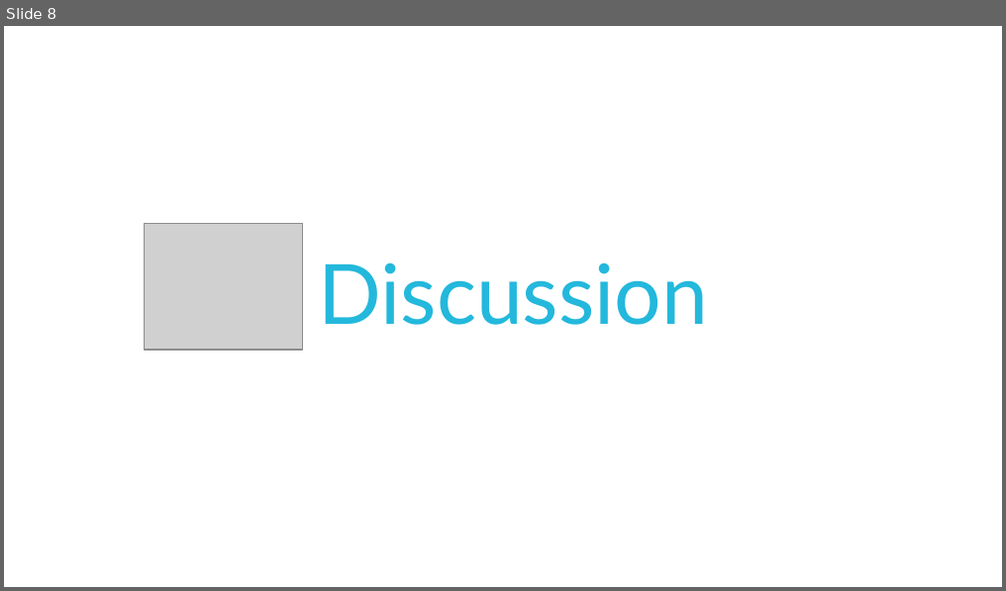
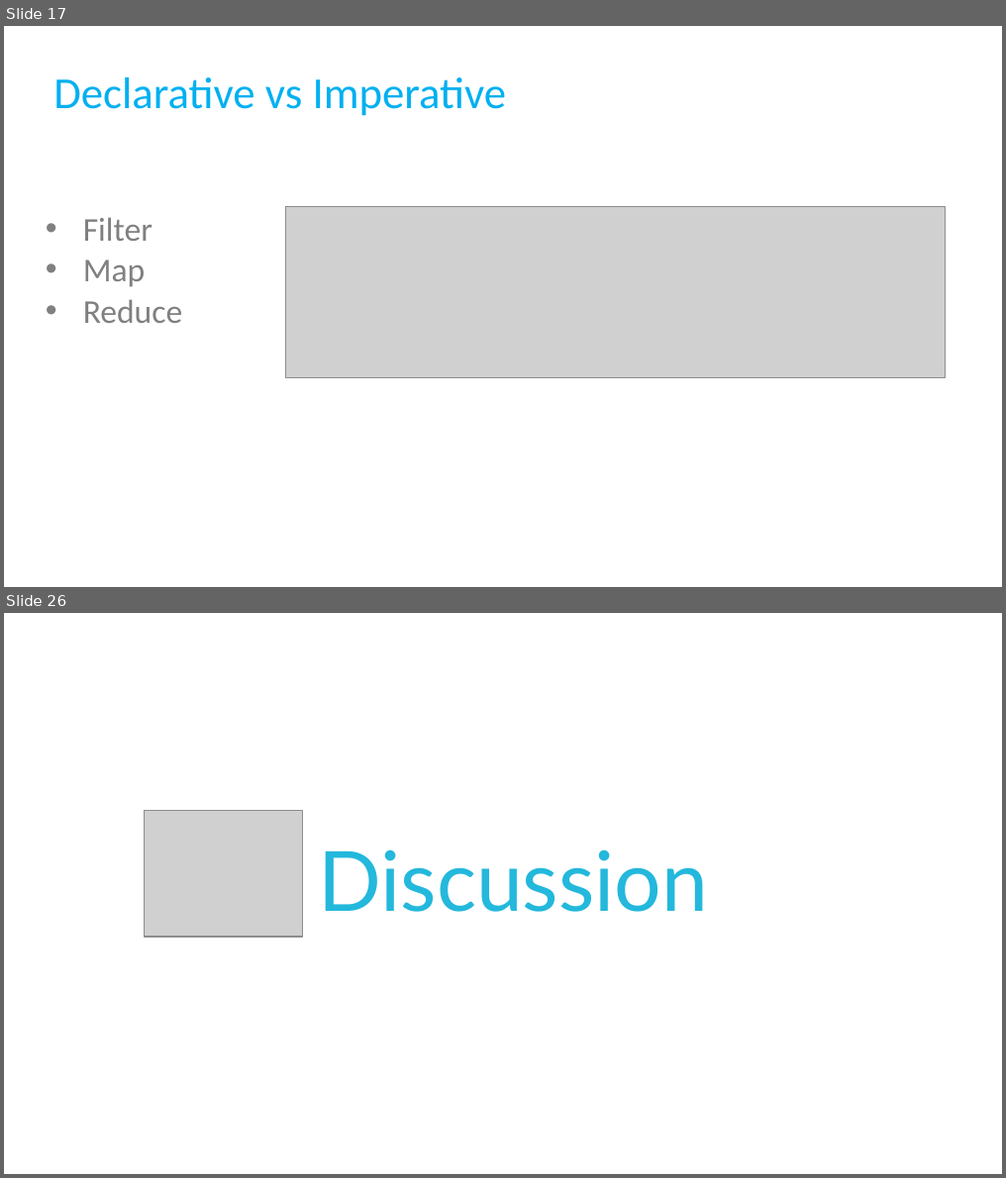
Before and after one commit to AndrewPHunter/ProgrammingPrinciplesAndPatterns, a slide deck: CSharpPractices.pptx. Shown one above the other, each under a label of ours: slide 8 before the commit, slides 17 and 26 after it; the slides between them are not shown. The pictures are 1006x591 and 1006x1178 pixels, drawn with LibreOffice and Linux fonts; fonts in the diff are those of the drawing; grey boxes stand for pictures; background and template pictures are left out. Boxes give left, top, right and bottom in pixels: in the first picture for what was removed or moved away, otherwise in the second. Text is boxed around its words. In the diff, an @@ line names an element or a change of style, - is before the commit and + after.

```diff
--- a/CSharpPractices.pptx
+++ b/CSharpPractices.pptx
@@ slide 17 added at [4, 26, 1002, 587], background #FFFFFF @@
@@ title added at [54, 77, 507, 116], 32 pt, text #00B0F0 @@
+Declarative vs Imperative
@@ text added at [83, 217, 182, 323], 24 pt, text #808080 @@
+• Filter
+• Map
+• Reduce
@@ picture added at [285, 206, 945, 377] @@
@@ what was slide 8 is now slide 26 @@
```
Also in this commit, not shown: 24 other slides added, 7 slides removed, 18 other files.
